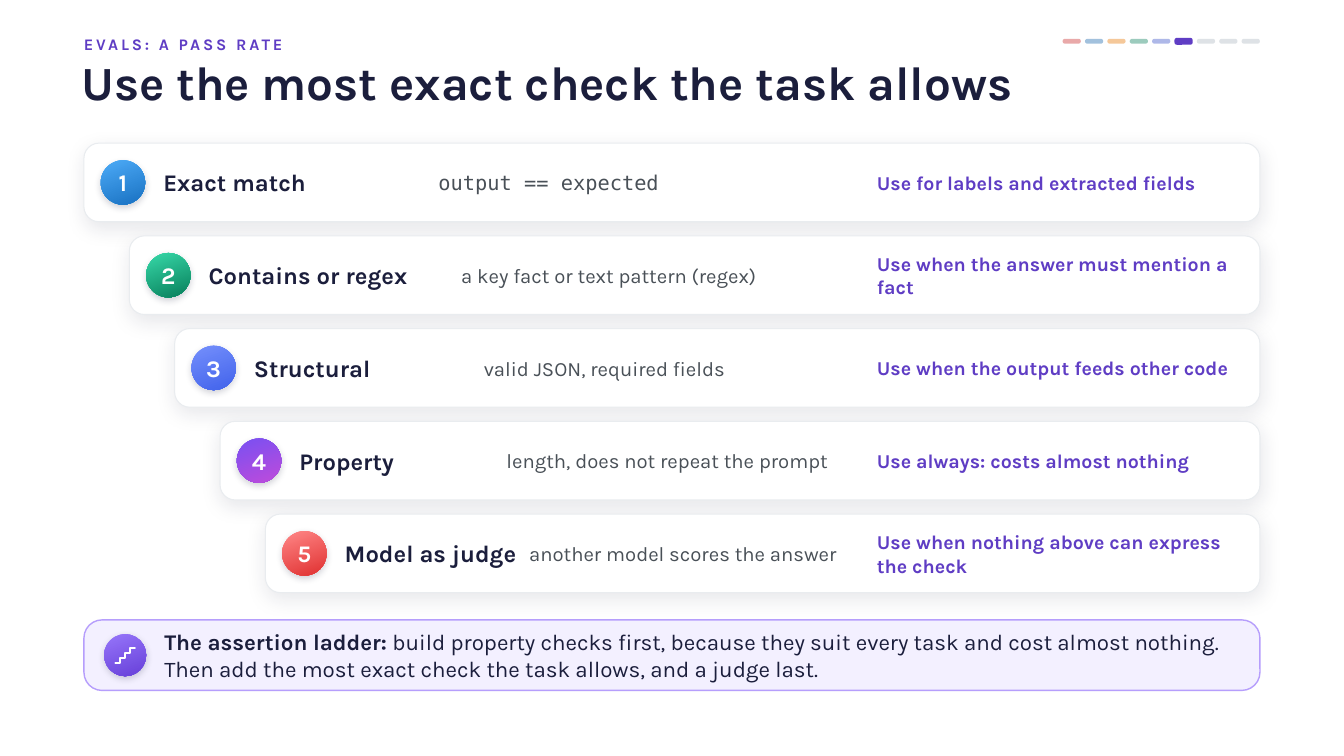
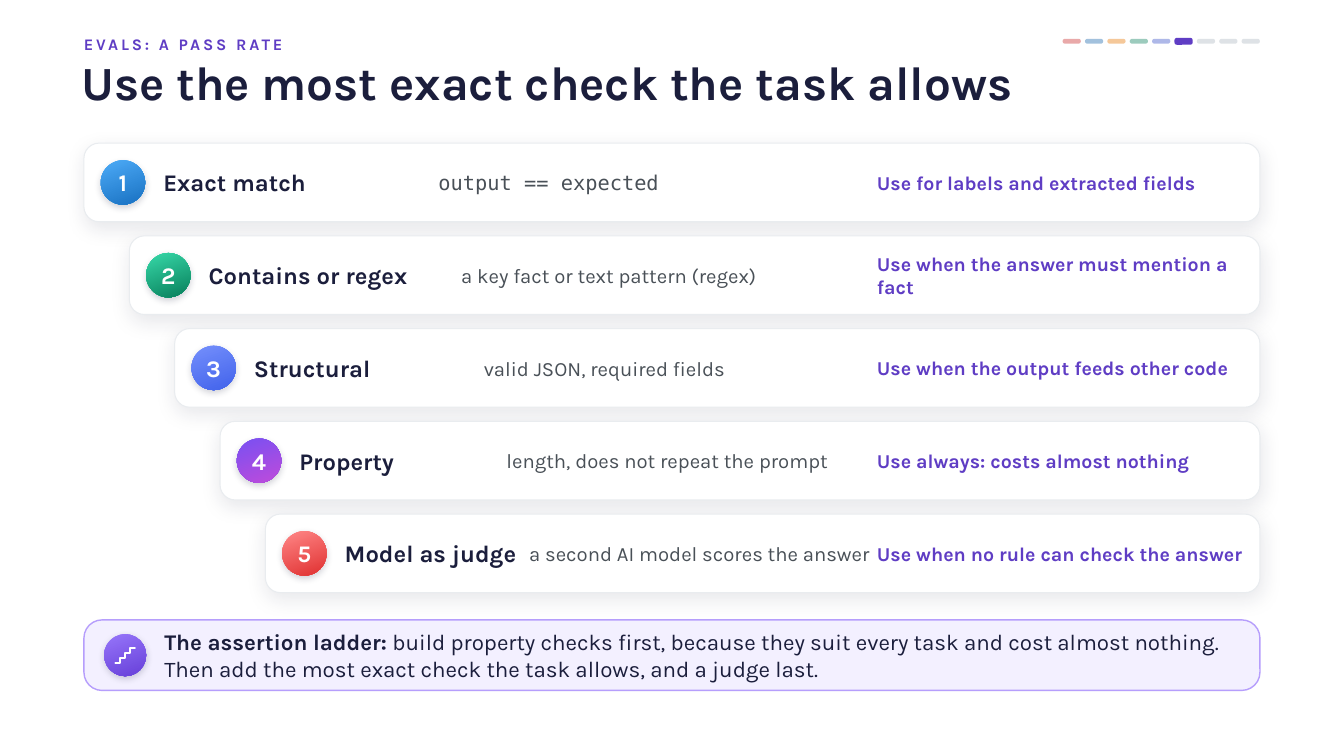
Before and after one commit to EnochOlaoye/ai-assisted-programming-module, a slide deck: slide 21 of lectures-and-labs/week10/cicd-lecture.pptx (slide 18 before the commit). Drawn at 1344x756 pixels with LibreOffice and Linux fonts; fonts in the diff are those of the drawing; background and template pictures are left out. Boxes give left, top, right and bottom in pixels: in the first picture for what was removed or moved away, otherwise in the second. Text is boxed around its words. In the diff, an @@ line names an element or a change of style, - is before the commit and + after.

```diff
--- a/lectures-and-labs/week10/cicd-lecture.pptx
+++ b/lectures-and-labs/week10/cicd-lecture.pptx
@@ text at [529, 547, 870, 561]: text changed @@
-another model scores the answer
+a second AI model scores the answer
@@ text at [877, 547, 1242, 562]: text changed @@
-Use when nothing above can express the check
+Use when no rule can check the answer
```
Also in this commit, not shown: 8 other slides changed, 7 slides added, 3 slides removed, 6 other files.
